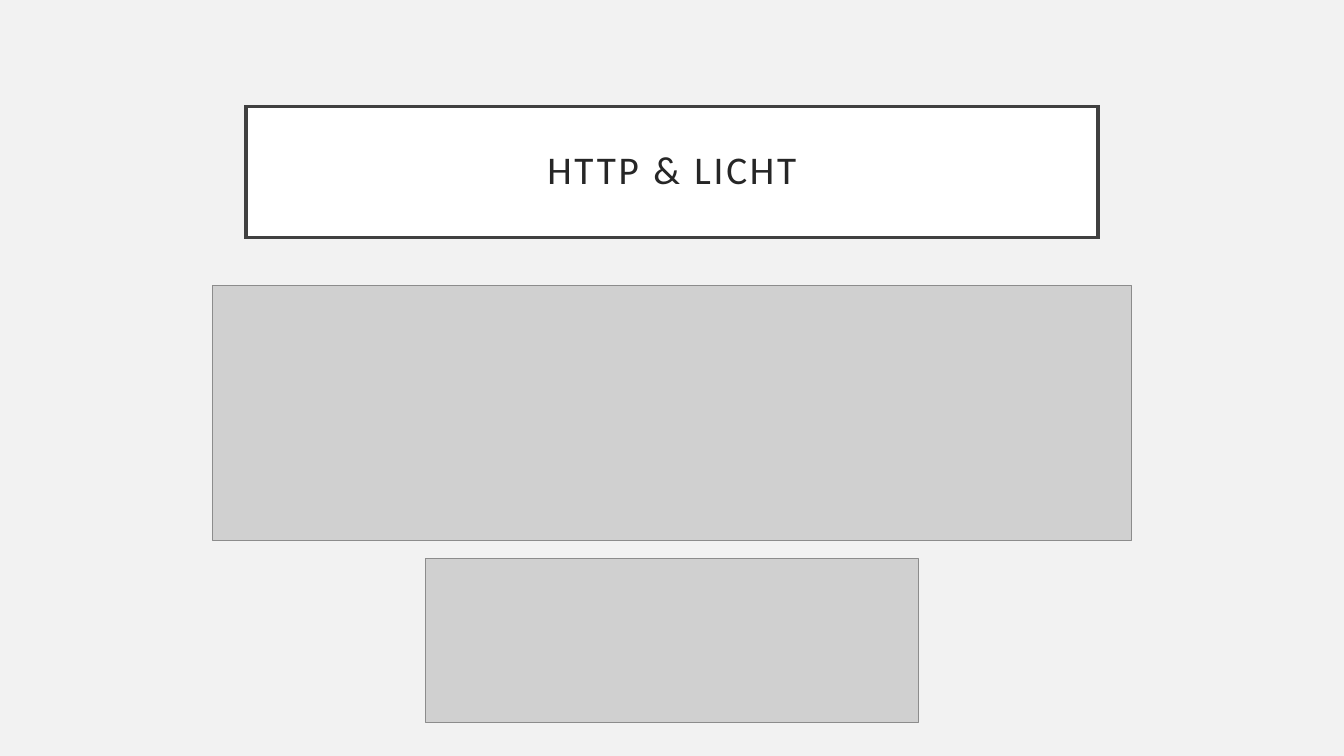
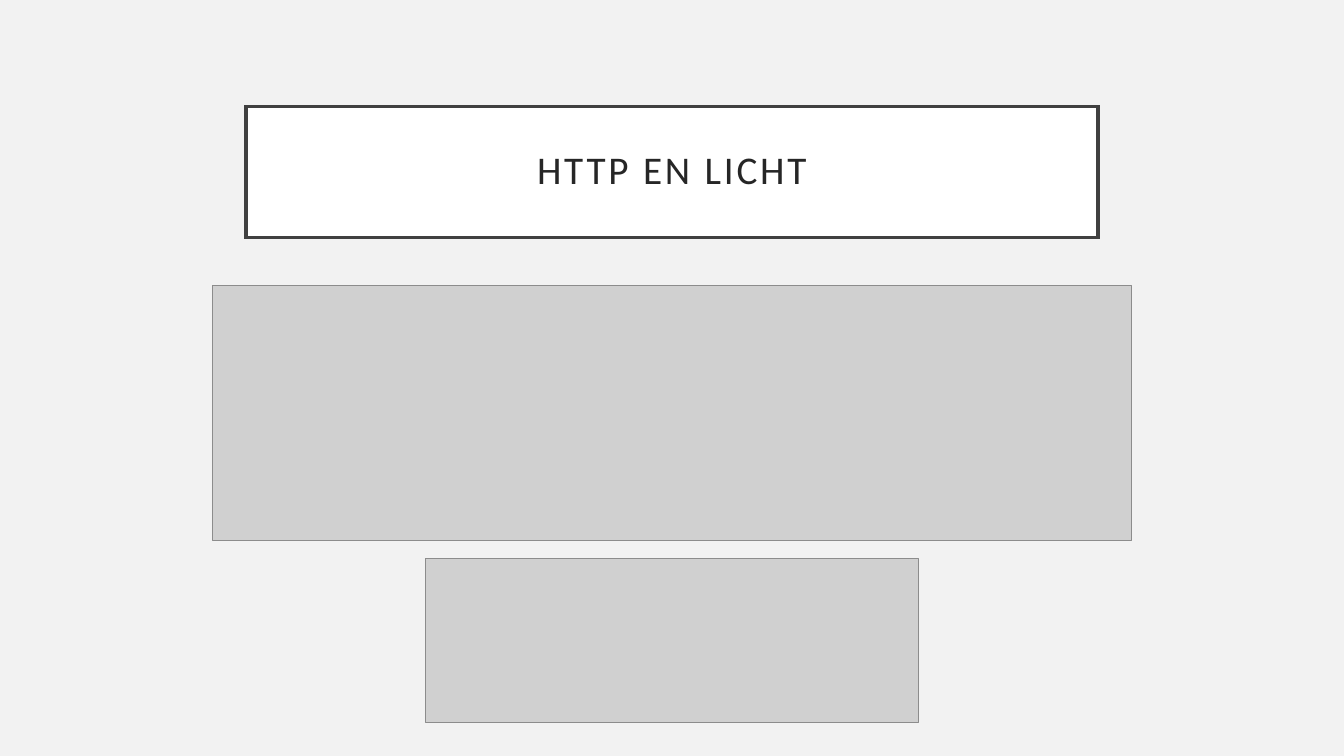
Before and after one commit to JanDeSomviele/Bachelorproef2025, a slide deck: slide 12 of Bachelorproef2025JanDeSomviele.odp. Drawn at 1344x756 pixels with LibreOffice and Linux fonts; fonts in the diff are those of the drawing; grey boxes stand for pictures. Boxes give left, top, right and bottom in pixels: in the first picture for what was removed or moved away, otherwise in the second. Text is boxed around its words. In the diff, an @@ line names an element or a change of style, - is before the commit and + after.

```diff
--- a/Bachelorproef2025JanDeSomviele.odp
+++ b/Bachelorproef2025JanDeSomviele.odp
@@ title at (x1=537, y1=158, x2=807, y2=185): text changed @@
-HTTP & LICHT
+HTTP EN LICHT
```
Also in this commit, not shown: 8 other slides changed, 1 other file.
